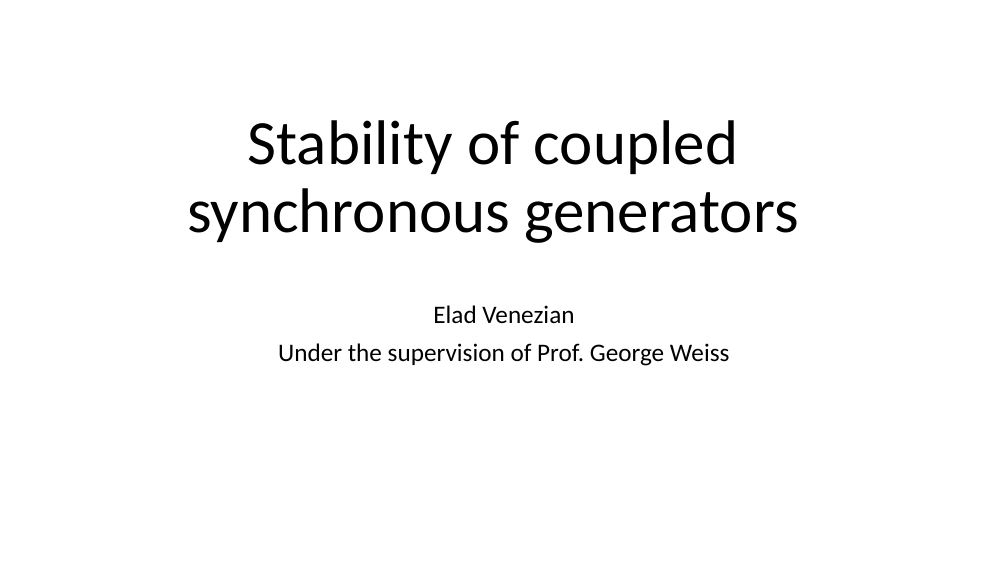
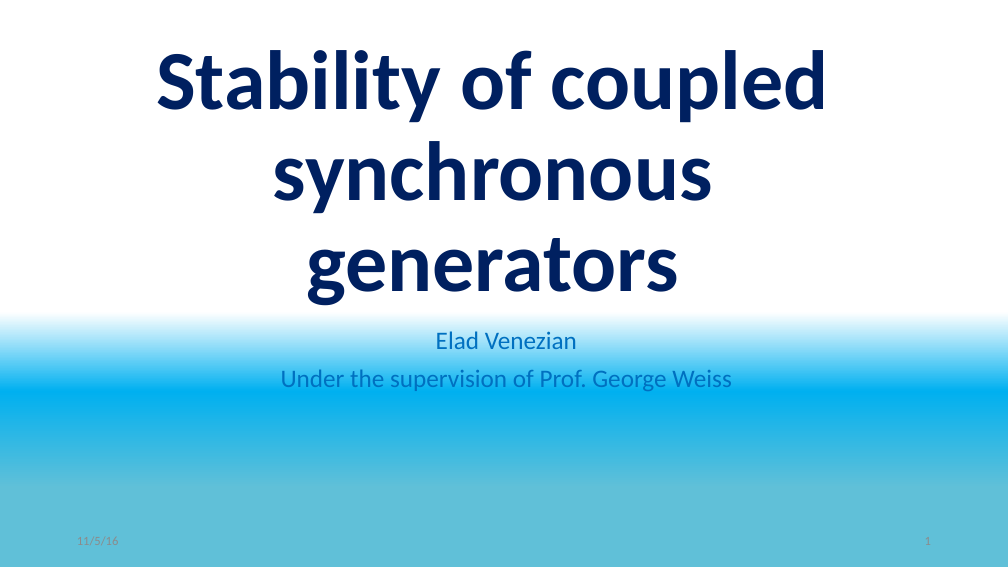
Before and after one commit to eladven/thesis, a slide deck: slide 1 of Presentations/Seminar.pptx. Drawn at 1008x567 pixels with LibreOffice and Linux fonts; fonts in the diff are those of the drawing. Boxes give left, top, right and bottom in pixels: in the first picture for what was removed or moved away, otherwise in the second. Text is boxed around its words. In the diff, an @@ line names an element or a change of style, - is before the commit and + after.

```diff
--- a/Presentations/Seminar.pptx
+++ b/Presentations/Seminar.pptx
@@ background #FFFFFF to gradient #FFFFFF to #00B0F0 to #60C0D8 @@
@@ title "Stability of coupled synchronous generators": place and size @@
-title "Stability of coupled synchronous generators" at (187,120,798,243)
+title "Stability of coupled synchronous generators" at (156,50,829,306)
@@ title "Stability of coupled synchronous generators" at (156,50,829,306): size 60 to 80 pt, text colour #000000 to #002060, bold on @@
@@ subtitle "Elad Venezian": place and size @@
-subtitle "Elad Venezian" at (278,305,730,366)
+subtitle "Elad Venezian" at (281,328,732,391)
@@ subtitle "Elad Venezian" at (281,328,732,391): text colour #000000 to #0070C0 @@
```
Also in this commit, not shown: 6 other slides changed, 16 slides added, 20 slides removed.
